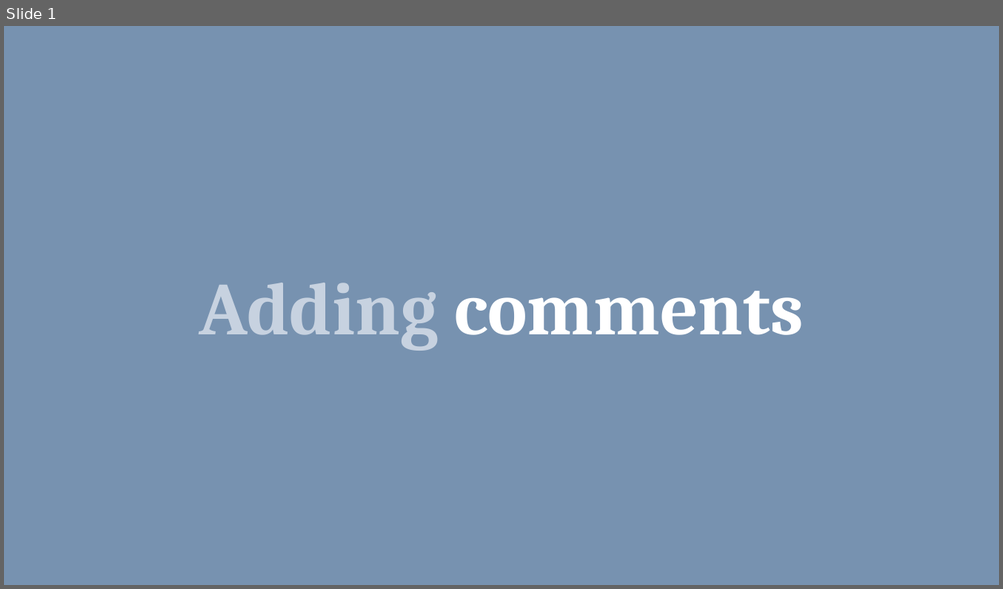
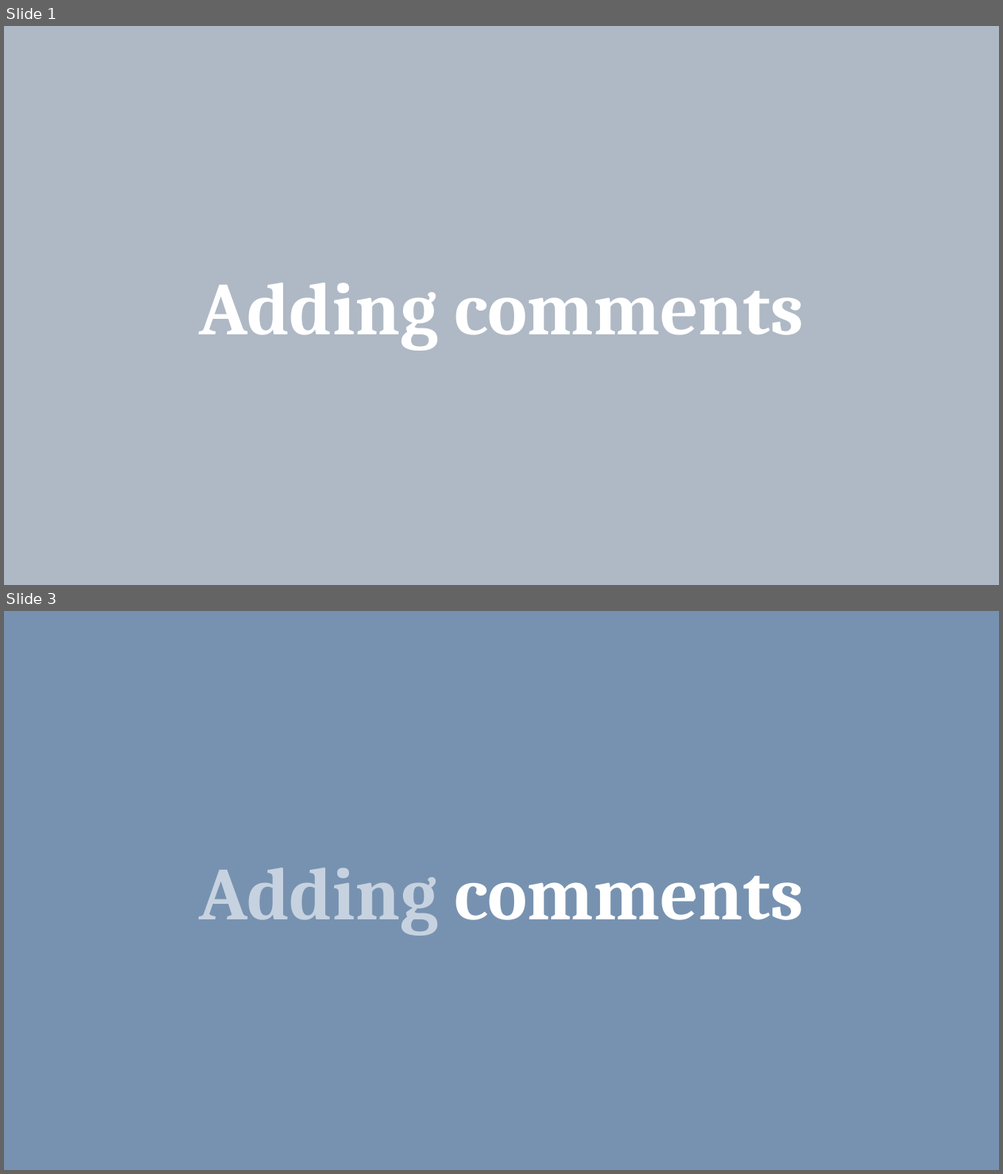
Before and after one commit to asthma-map/asthma-map.github.io, a slide deck: images/asthma-map-logo-videos.pptx. Shown one above the other, each under a label of ours: slide 1 before the commit, slides 1 and 3 after it; the slides between them are not shown. The pictures are 1003x589 and 1003x1174 pixels, drawn with LibreOffice and Linux fonts; fonts in the diff are those of the drawing; background and template pictures are left out; a plain dark background stands for a picture behind light text. Boxes give left, top, right and bottom in pixels: in the first picture for what was removed or moved away, otherwise in the second. Text is boxed around its words. In the diff, an @@ line names an element or a change of style, - is before the commit and + after.

```diff
--- a/images/asthma-map-logo-videos.pptx
+++ b/images/asthma-map-logo-videos.pptx
@@ slide 1 added at box(4, 26, 999, 585), background picture (left out); not listed: 1 template element that a slide beside it also shows @@
@@ rectangle added at box(4, 26, 999, 585), fill #FFFFFF @@
@@ rectangle added at box(4, 26, 999, 585), fill #60758D at 50% opacity @@
@@ text added at box(199, 283, 803, 351), 72 pt, text #FFFFFF, bold @@
+Adding comments
@@ what was slide 1 is now slide 3 @@
```
Also in this commit, not shown: 3 slides changed, 9 other slides added.
